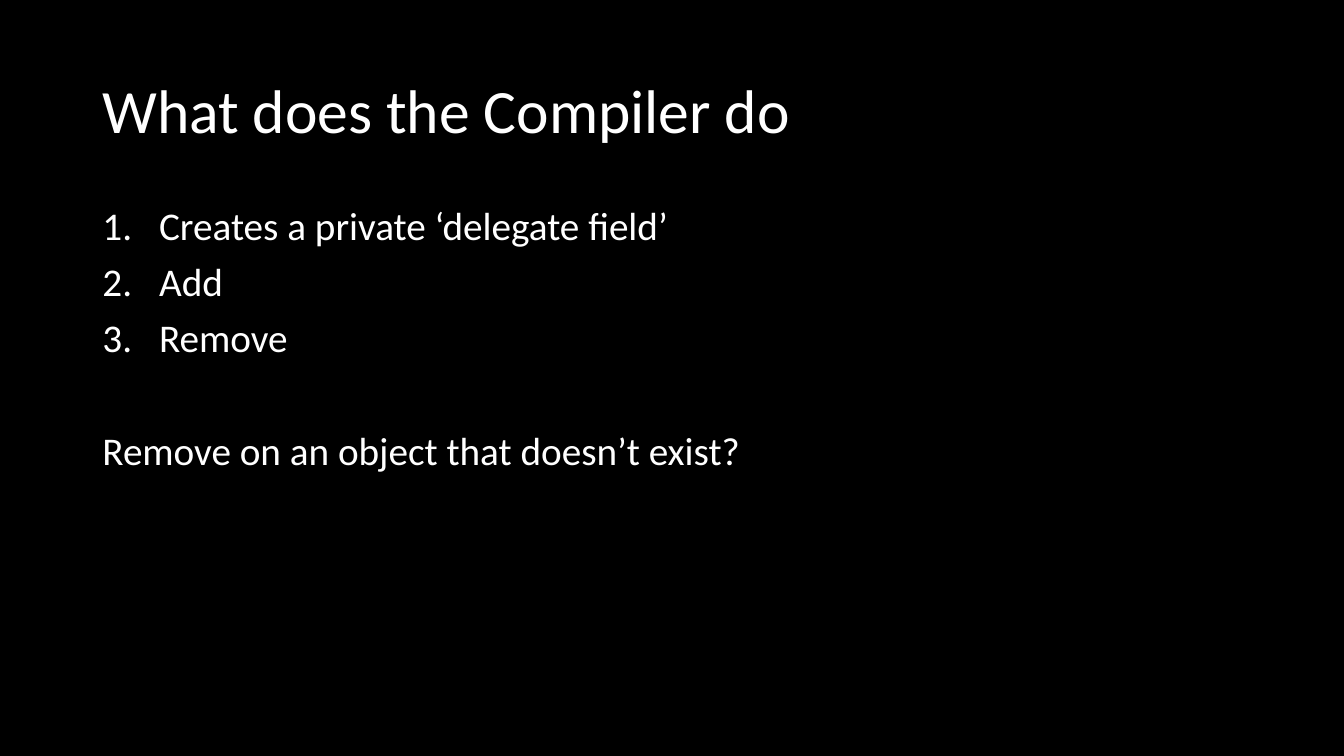
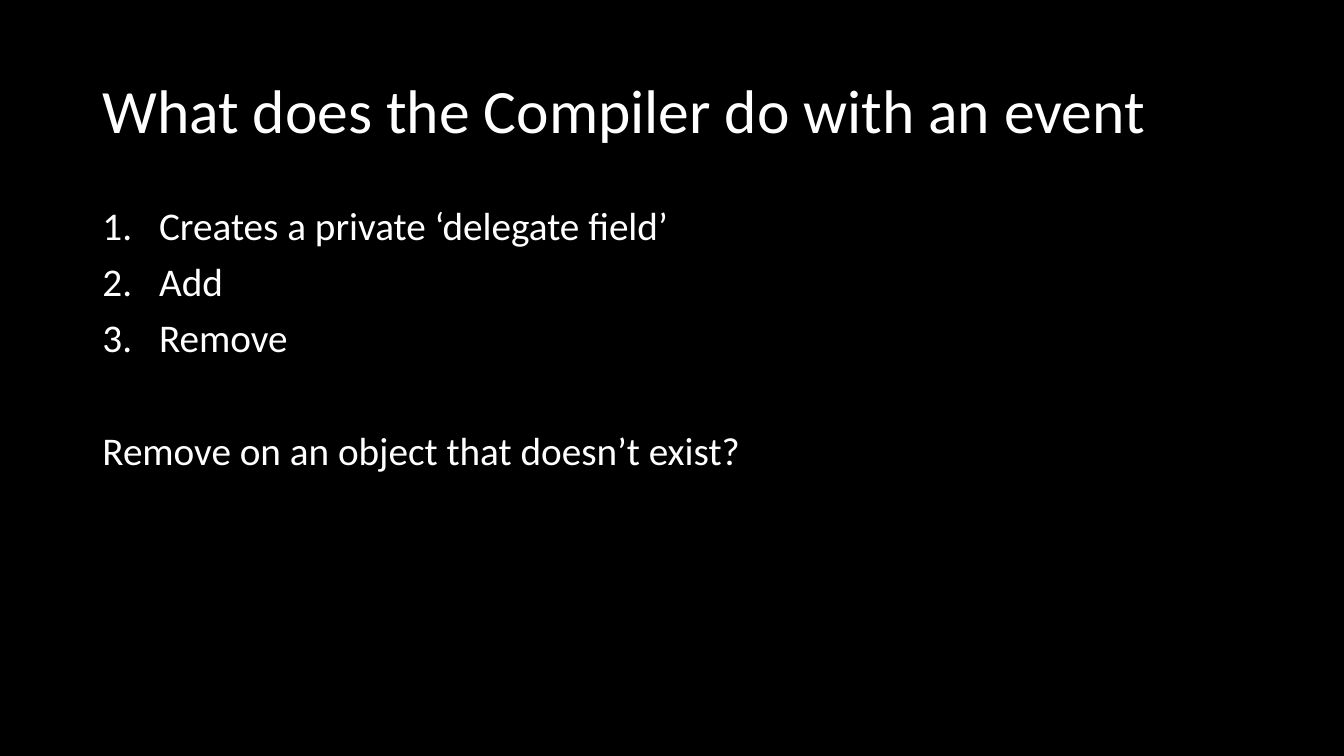
Before and after one commit to microsoft/Flash_University, a slide deck: slide 11 of CLR_via_CSharp/Chapter 11 - Events/Events.pptx. Drawn at 1344x756 pixels with LibreOffice and Linux fonts; fonts in the diff are those of the drawing. Boxes give left, top, right and bottom in pixels: in the first picture for what was removed or moved away, otherwise in the second. Text is boxed around its words. In the diff, an @@ line names an element or a change of style, - is before the commit and + after.

Commit message:
update

```diff
--- a/CLR_via_CSharp/Chapter 11 - Events/Events.pptx
+++ b/CLR_via_CSharp/Chapter 11 - Events/Events.pptx
@@ title at [102,90,1145,143]: text changed @@
-What does the Compiler do
+What does the Compiler do with an event
```
Also in this commit, not shown: 1 other slide changed.
